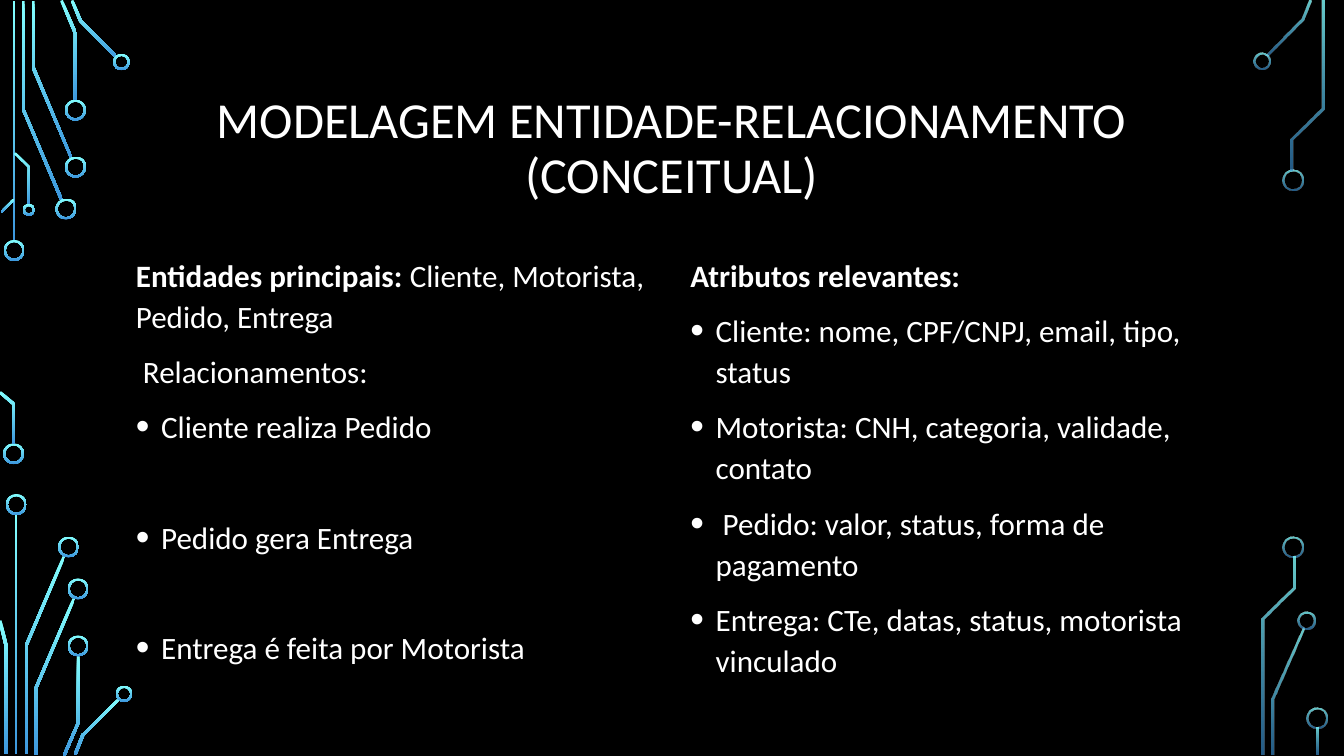
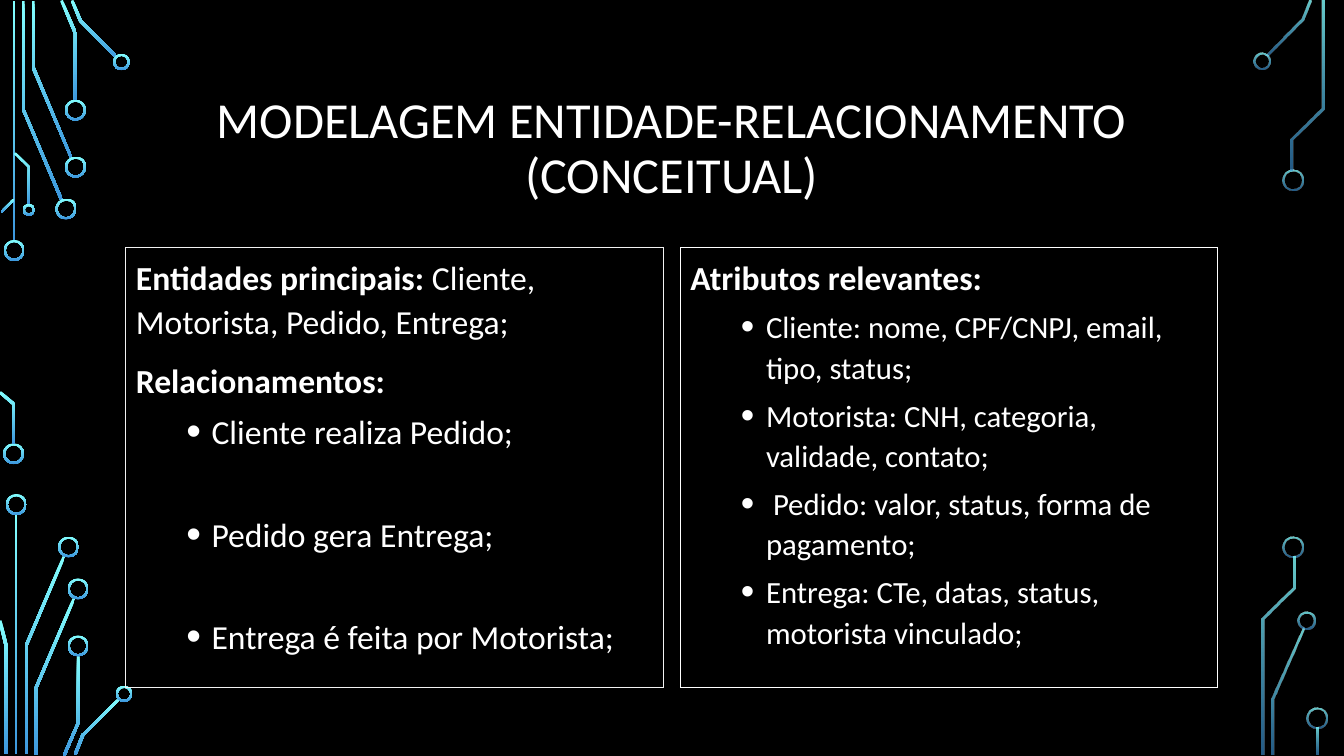
Before and after one commit to solutionsit-developer/Transportadora, a slide deck: slide 5 of transportadora/doc/Gestão de transportadora.pptx (slide 6 before the commit). Drawn at 1344x756 pixels with LibreOffice and Linux fonts; fonts in the diff are those of the drawing; background and template pictures are left out. Boxes give left, top, right and bottom in pixels: in the first picture for what was removed or moved away, otherwise in the second. Text is boxed around its words. In the diff, an @@ line names an element or a change of style, - is before the commit and + after.

```diff
--- a/transportadora/doc/Gestão de transportadora.pptx
+++ b/transportadora/doc/Gestão de transportadora.pptx
@@ text "Entidades principais: Cliente, Motorista, Pedido, ...": place and size @@
-text "Entidades principais: Cliente, Motorista, Pedido, ..." at box(136, 265, 644, 665)
+text "Entidades principais: Cliente, Motorista, Pedido, ..." at box(126, 248, 664, 688)
@@ text "Entidades principais: Cliente, Motorista, Pedido, ..." at box(126, 248, 664, 688): outline none to #F2F2F2 0.75 pt @@
@@ text at box(136, 266, 535, 340): text changed; size 22.2 to 24 pt @@
-Entidades principais: Cliente, Motorista, Pedido, Entrega
+Entidades principais: Cliente, Motorista, Pedido, Entrega;
@@ text "Atributos relevantes:": place and size @@
-text "Atributos relevantes:" at box(690, 265, 1181, 673)
+text "Atributos relevantes:" at box(681, 248, 1218, 688)
@@ text "Atributos relevantes:" at box(681, 248, 1218, 688): outline none to #FFFFFF 0.75 pt @@
@@ text at box(690, 266, 982, 291): size 22.2 to 24 pt in "Atributos relevantes:" @@
@@ text at box(766, 316, 1162, 648): text changed; size 22.2 to 22 pt @@
-• Cliente: nome, CPF/CNPJ, email, tipo, status
-• Motorista: CNH, categoria, validade, contato
-• Pedido: valor, status, forma de pagamento
-• Entrega: CTe, datas, status, motorista vinculado
+  • Cliente: nome, CPF/CNPJ, email, tipo, status;
+  • Motorista: CNH, categoria, validade, contato;
+  • Pedido: valor, status, forma de pagamento;
+  • Entrega: CTe, datas, status, motorista vinculado;
@@ text at box(136, 369, 385, 394): size 22.2 to 24 pt, bold on in "Relacionamentos:" @@
@@ text at box(212, 420, 614, 655): text changed; size 22.2 to 24 pt @@
-• Cliente realiza Pedido
-• Pedido gera Entrega
-• Entrega é feita por Motorista
+  • Cliente realiza Pedido;
+  • Pedido gera Entrega;
+  • Entrega é feita por Motorista;
```
Also in this commit, not shown: 11 other slides changed, 11 slides added, 9 slides removed.
